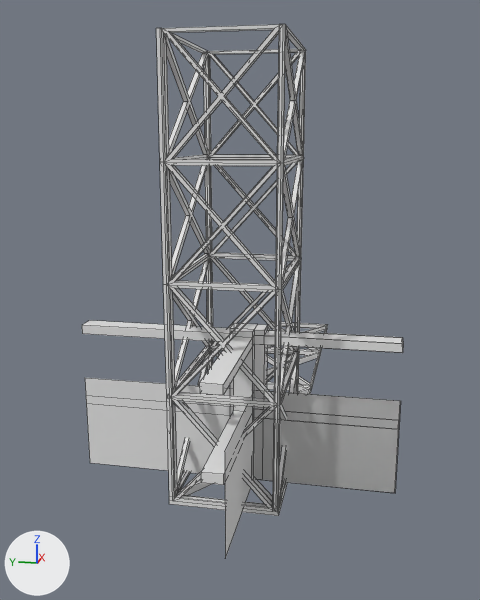
The Blender file MixAndGameJam_2020/Assets/Models/Scenario.blend: old version first, new version second.
Both versions are drawn from a camera (50 mm lens) standing at (-3.97, -0.8, 2.14) and looking at (1.09, 0.22, 0.87). The axes (+X, +Y, +Z) are drawn at lower left. The lights are the same throughout. Mesh edges are drawn as thin lines.

Before the edit, the objects in view are built like this:
```python
me_cube_011 = bpy.data.meshes.new('Cube.011')
me_cube_011.from_pydata(...)  # 32 vertices, 26 faces; spans x -1.04..1.04, y -0.34..0.34, z -0.09..0.09
me_plane = bpy.data.meshes.new('Plane')
me_plane.from_pydata(...)  # 80 vertices, 72 faces; spans x -2.69..0.0, y -2.71..0.0, z 0.01..2.69
# before: 72 (-0.41, -0.32, 1.65) at pixel (253, 389), 73 (-0.41, -0.32, 0.01), 74 (-0.41, -2.71, 1.65) at pixel (400, 400), 75 (-0.41, -2.71, 0.01) at pixel (395, 493), 76 (-2.69, -0.34, 1.65) at pixel (224, 451)
# before: 77 (-2.69, -0.34, 0.01) at pixel (225, 558), 78 (-0.3, -0.34, 1.65), 79 (-0.3, -0.34, 0.01)
me_plane_003 = bpy.data.meshes.new('Plane.003')
me_plane_003.from_pydata(...)  # 66 vertices, 61 faces; spans x -0.41..0.0, y -2.7..2.7, z 0.0..2.68
# before: 62 (-0.41, 2.69, 1.64) at pixel (84, 377), 63 (-0.41, 2.69, 0.01) at pixel (89, 462), 64 (-0.41, -2.7, 1.64) at pixel (399, 400), 65 (-0.41, -2.7, 0.01) at pixel (394, 492)
ob_felcecorner = bpy.data.objects.new('FelceCorner', me_plane)
ob_felcecorner.location = (0.0, 0.0, 0.0)
ob_felcecorner.scale = (0.371, 0.371, 0.371)
ob_fence = bpy.data.objects.new('Fence', me_plane_003)
ob_fence.location = (0.0, 0.0, 0.0)
ob_fence.scale = (0.371, 0.371, 0.371)
ob_horizontalstructure = bpy.data.objects.new('HorizontalStructure', me_cube_011)
ob_horizontalstructure.location = (0.0, 0.0, 0.0)
ob_horizontalstructure.scale = (0.481, 0.985, 0.278)
_m = ob_horizontalstructure.modifiers.new('Array', 'ARRAY')
_m.count = 4
_m.constant_offset_displace = (0.0, 0.0, 0.0)
# also in view: 'VerticalStructure' at (0.0, 0.0, 1.34)
```
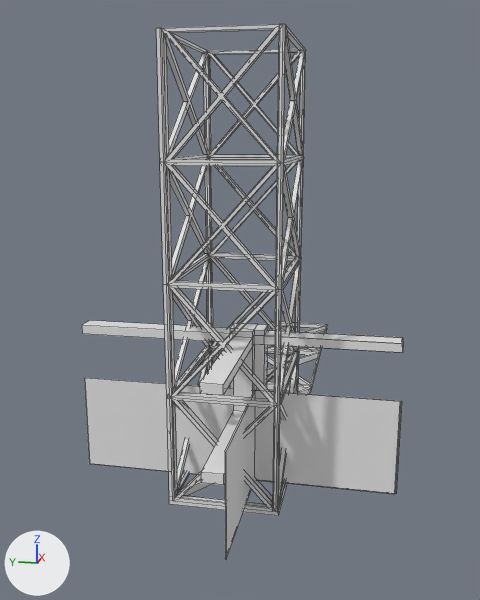
Location of each change, [x1, y1, x2, y2] in pixels of the pictures (480 x 600 px):
```json
{"object": "Fence", "change": "reshaped", "before": [82, 320, 403, 493], "after": [82, 320, 403, 494]}
{"part": 1, "of": "me_plane", "change": "added", "after": [225, 390, 402, 559]}
{"part": 2, "of": "me_plane_003", "change": "built on", "before": [86, 378, 400, 493], "after": [85, 379, 400, 494]}
```

Scene script edits in JSON lines:
```json
{"block": "me_plane", "where": "me_plane.from_pydata(...)  # 80 vertices, 72 faces; spans x -2.69..0.0, y -2.71..0.0, z 0.01..2.69"}
{"block": "me_plane", "where": "# used by ob_felcecorner; location = (0.0, 0.0, 0.0); scale = (0.371, 0.371, 0.371)"}
{"block": "me_plane", "where": "# verts and faces of me_plane; kept vertices keep their numbers, new ones are numbered from 80"}
{"block": "me_plane", "change": "me_plane part 1"}
{"op": "add", "block": "me_plane", "code": "for new, old in zip([*range(80, 84)], [*range(72, 76)]): verts[new] = verts[old] + (-0.01, -0.02, 0.0)"}
{"op": "add", "block": "me_plane", "code": "for new, old in zip([*range(84, 88)], [*range(76, 80)]): verts[new] = verts[old] + (-0.02, -0.01, 0.0)"}
{"op": "add", "block": "me_plane", "code": "faces += [(80, 81, 83, 82), (84, 85, 87, 86), (77, 79, 87, 85), (76, 84, 86, 78), (73, 75, 83, 81), (72, 80, 82, 74)]"}
{"op": "add", "block": "me_plane", "code": "faces += [(78, 86, 87, 79), (76, 77, 85, 84), (74, 82, 83, 75), (72, 73, 81, 80)]"}
{"block": "me_plane_003", "where": "me_plane_003.from_pydata(...)  # 66 vertices, 61 faces; spans x -0.41..0.0, y -2.7..2.7, z 0.0..2.68"}
{"block": "me_plane_003", "where": "# used by ob_fence; location = (0.0, 0.0, 0.0); scale = (0.371, 0.371, 0.371)"}
{"block": "me_plane_003", "where": "# verts and faces of me_plane_003; kept vertices keep their numbers, new ones are numbered from 66"}
{"block": "me_plane_003", "change": "me_plane_003 part 2"}
{"op": "add", "block": "me_plane_003", "code": "for i in [*range(62, 66)]: verts[i] += (-0.01, 0.0, 0.0)"}
{"op": "add", "block": "me_plane_003", "code": "for new, old in zip([*range(66, 70)], [*range(62, 66)]): verts[new] = verts[old] + (-0.02, 0.0, 0.0)"}
{"op": "add", "block": "me_plane_003", "code": "faces += [(66, 67, 69, 68), (63, 65, 69, 67), (62, 66, 68, 64), (64, 68, 69, 65), (62, 63, 67, 66)]"}
```
